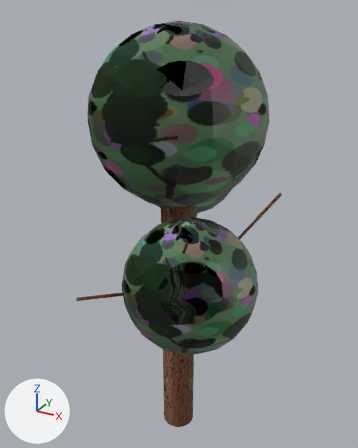
One commit to the glTF model assets/models/trees/tree_9.glb: the scene before it, then after it.
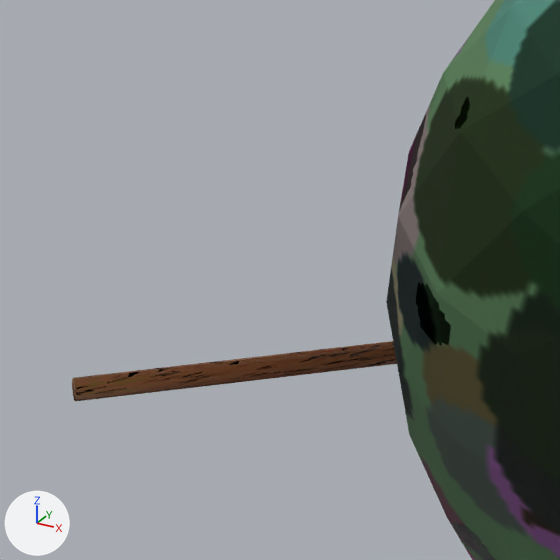
The first picture shows the older version from a camera (50 mm lens) standing at (1.6, -2.91, 3.29) and looking at (-0.01, 0.03, 1.82). The close-ups show both versions on the part from 18% to 41% of the width and 54% to 72% of the height of that picture; other places that the commit changed are outside them. Every picture has the same lights, and +X, +Y and +Z are marked at lower left. Everything nearer to the camera than a plane just in front of the edit is cut away. Where no turn or scale is listed for an object, it has been applied to the vertices.

The first close-up shows 'tree_9_branch6', 'tree_9_crown2'.
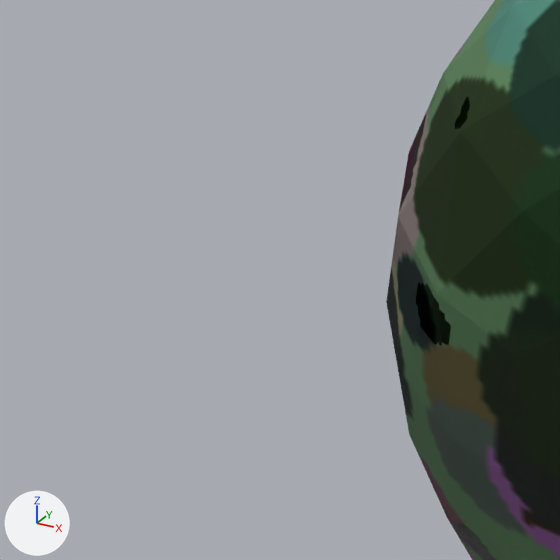
Boxes (x1, y1, x2, y2) around the edits, measured in the close-ups (560 x 560 px):
'tree_9_branch6', deleted: before (72, 341, 397, 401)

Patch to the scene script:
```diff
--- a/assets/models/trees/tree_9.glb.py
+++ b/assets/models/trees/tree_9.glb.py
@@ ob_tree_9_branch6 @@
-ob_tree_9_branch6 = bpy.data.objects.new('tree_9_branch6', me_tree_9_branch6)
-ob_tree_9_branch6.location = (0.0, 0.0, 0.0)
```
